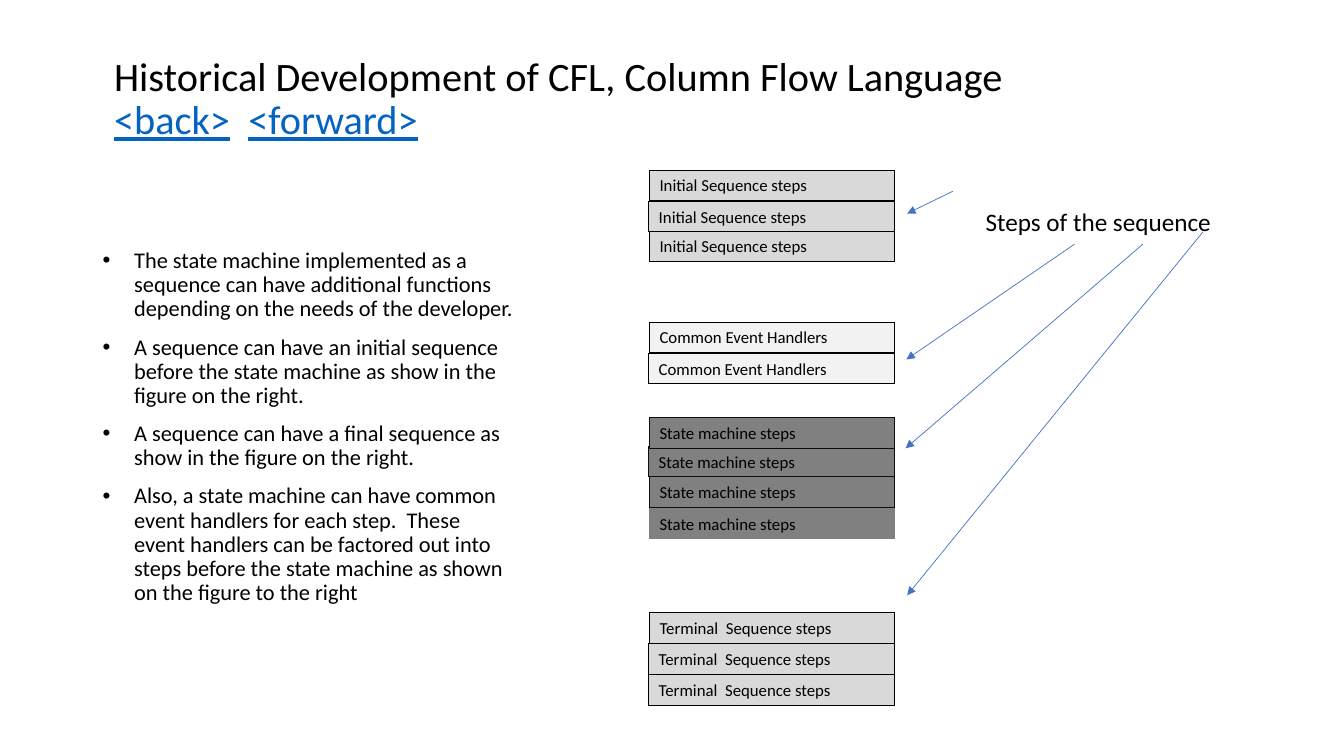
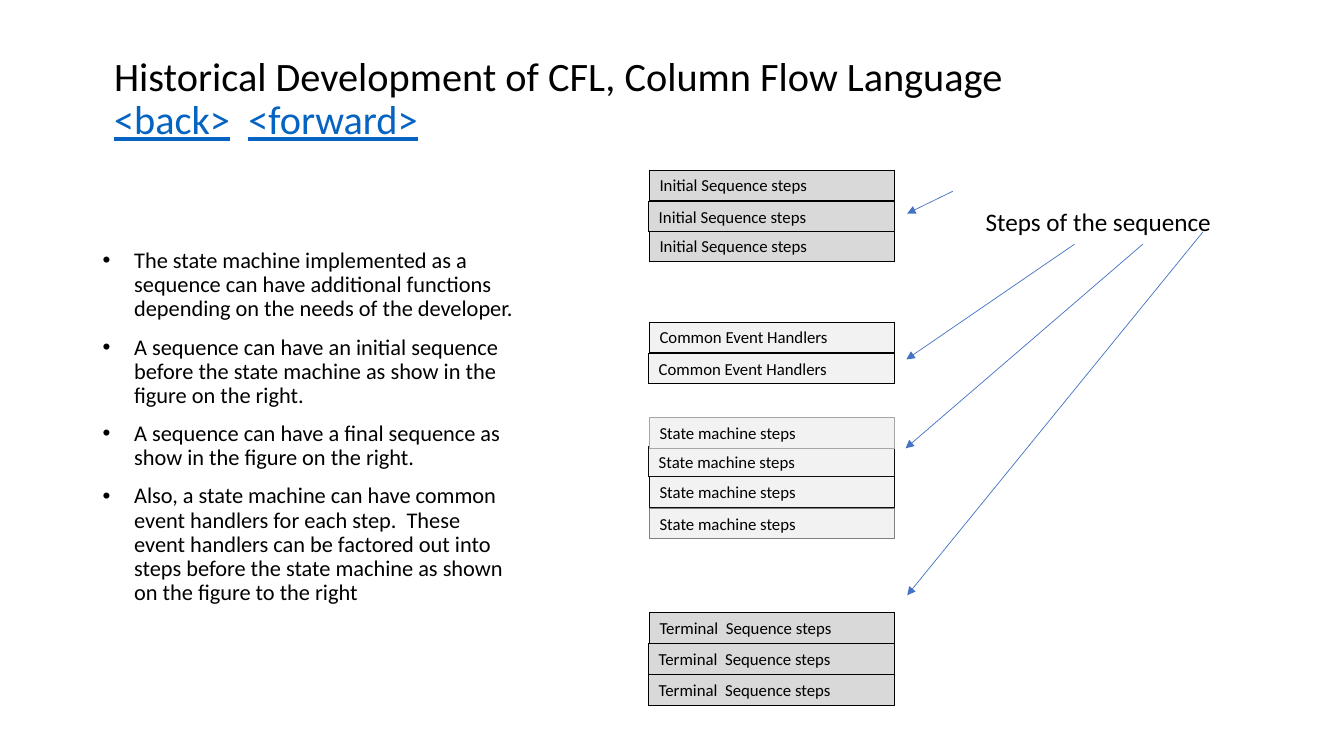
Before and after one commit to glenn-edgar/CFL, a slide deck: slide 16 of documentation/CFL_Documentation.pptx. Drawn at 1344x756 pixels with LibreOffice and Linux fonts; fonts in the diff are those of the drawing. Boxes give left, top, right and bottom in pixels: in the first picture for what was removed or moved away, otherwise in the second. Text is boxed around its words. In the diff, an @@ line names an element or a change of style, - is before the commit and + after.

```diff
--- a/documentation/CFL_Documentation.pptx
+++ b/documentation/CFL_Documentation.pptx
@@ rectangle "State machine steps" at (x1=650, y1=417, x2=895, y2=448): fill #808080 to #F2F2F2; outline #0D0D0D 0.75 pt to #A6A6A6 0.75 pt @@
@@ fill #808080 to #F2F2F2 in 3 elements at (x1=649, y1=447, x2=894, y2=477), (x1=650, y1=477, x2=895, y2=507), (x1=650, y1=508, x2=895, y2=538) @@
```
Also in this commit, not shown: 11 other slides changed, 90 slides added, 2 slides removed, 9 other files.
